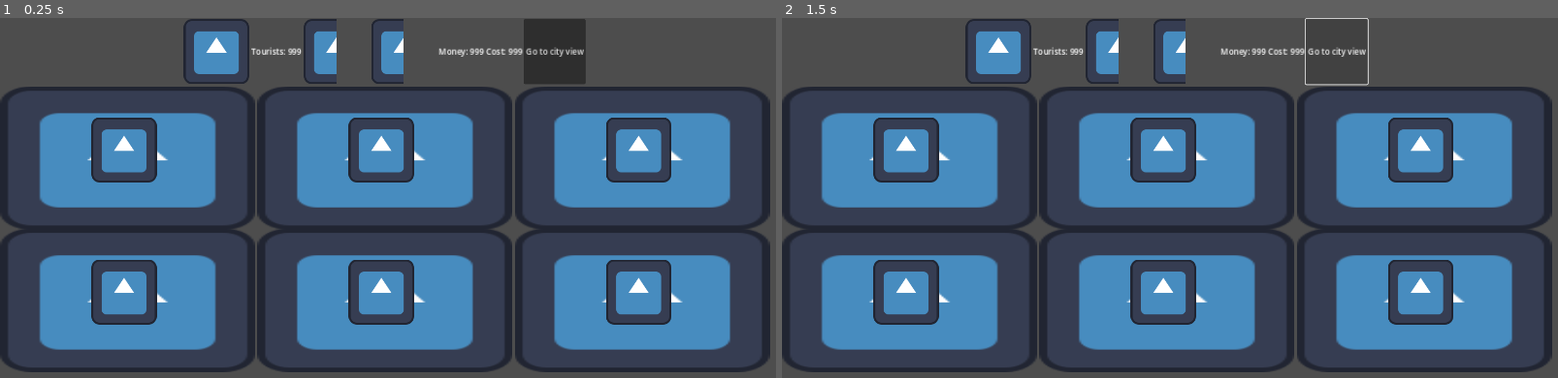
Above: before the commit, frames 1-2 (left to right).
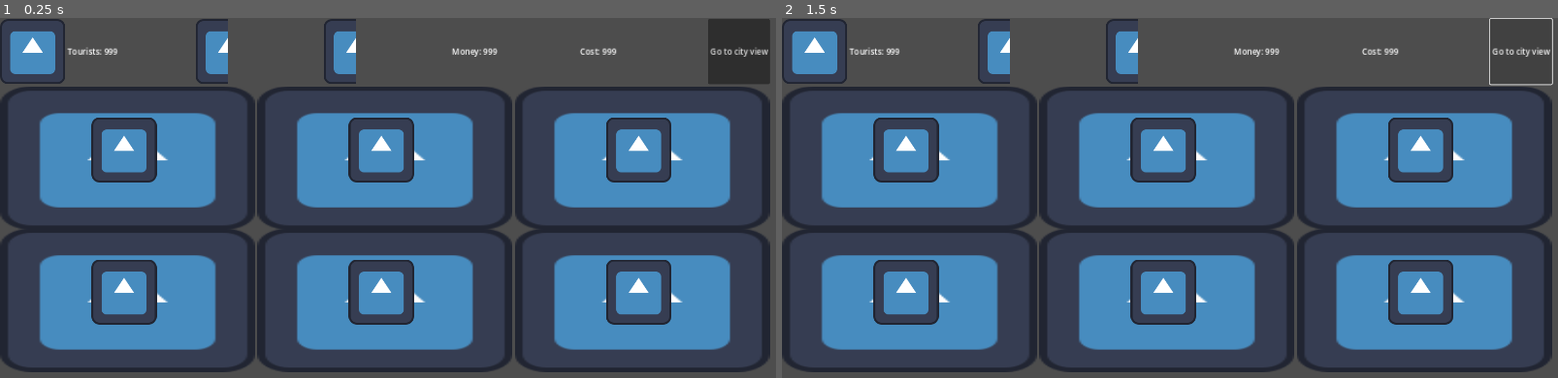
Above: after the commit, the same moments.

Repository: daniel-macias/energy-game
Game: Godot game, scene res://scenes/game.tscn
Two runs of this game, one before a commit and one after it. Both use one fixed random seed, a clock stepped at 60 frames per second and the inputs below. The engine's default icon, where the game draws it, is replaced by a stand-in: a white triangle on a blue panel in a dark square.
Inputs:
- Up to frame 1 (0.25 s): no input
- Up to frame 2 (1.5 s): click "Go to city view" at 0.5 s; click "Go to city view" at 1.25 s

The runs differ from the first frame. In frame 1, 5.7% of the frame differs, in the area x 0-100%, y 0-19%; in frame 2, 3.3%.

Commit message:
expanded toolbar but it is too thick

Diff:
--- a/scenes/game.tscn
+++ b/scenes/game.tscn
@@ -26,36 +26,42 @@
 
 [node name="HBoxContainer" type="HBoxContainer" parent="VBoxContainer"]
 layout_mode = 2
+size_flags_vertical = 3
 alignment = 1
 
-[node name="TextureRect" type="TextureRect" parent="VBoxContainer/HBoxContainer"]
+[node name="Happiness" type="TextureRect" parent="VBoxContainer/HBoxContainer"]
 layout_mode = 2
 texture = ExtResource("1_wyxp4")
 
-[node name="Label" type="Label" parent="VBoxContainer/HBoxContainer"]
+[node name="Tourists" type="Label" parent="VBoxContainer/HBoxContainer"]
 layout_mode = 2
+size_flags_horizontal = 3
 text = "Tourists: 999"
 
-[node name="TextureProgressBar2" type="TextureProgressBar" parent="VBoxContainer/HBoxContainer"]
+[node name="Wattage" type="TextureProgressBar" parent="VBoxContainer/HBoxContainer"]
 layout_mode = 2
+size_flags_horizontal = 3
 value = 50.0
 texture_progress = ExtResource("1_wyxp4")
 
-[node name="TextureProgressBar" type="TextureProgressBar" parent="VBoxContainer/HBoxContainer"]
+[node name="Cleanliness" type="TextureProgressBar" parent="VBoxContainer/HBoxContainer"]
 layout_mode = 2
+size_flags_horizontal = 3
 value = 50.0
 texture_progress = ExtResource("1_wyxp4")
 
-[node name="Label2" type="Label" parent="VBoxContainer/HBoxContainer"]
+[node name="Money" type="Label" parent="VBoxContainer/HBoxContainer"]
 layout_mode = 2
+size_flags_horizontal = 3
 text = "Money: 999"
 
-[node name="Label3" type="Label" parent="VBoxContainer/HBoxContainer"]
+[node name="Cost" type="Label" parent="VBoxContainer/HBoxContainer"]
 layout_mode = 2
+size_flags_horizontal = 3
 text = "Cost: 999
 "
 
-[node name="Button" type="Button" parent="VBoxContainer/HBoxContainer"]
+[node name="City" type="Button" parent="VBoxContainer/HBoxContainer"]
 layout_mode = 2
 size_flags_horizontal = 8
 text = "Go to city view"
